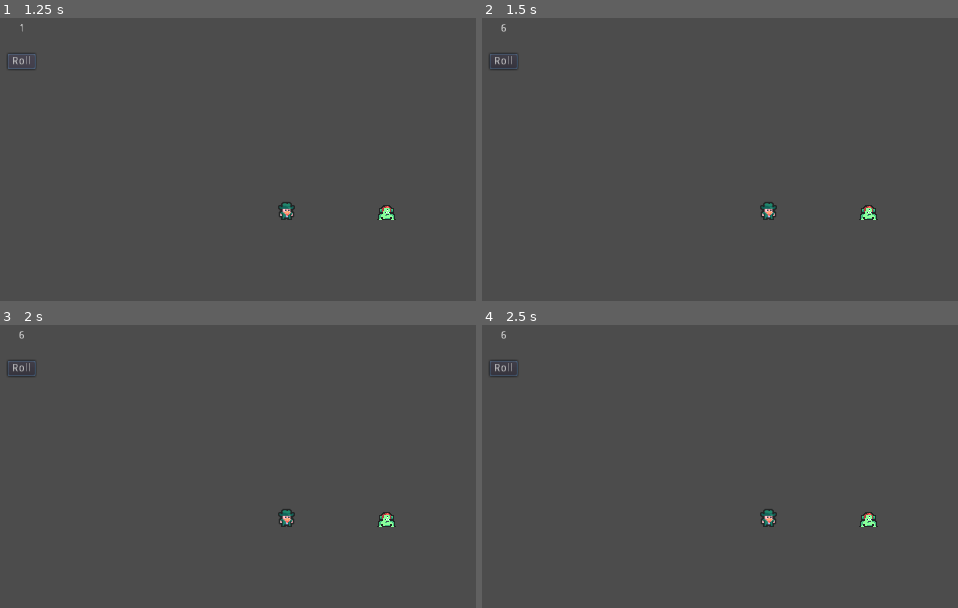
Above: before the commit, frames 1-4 (two rows, left to right).
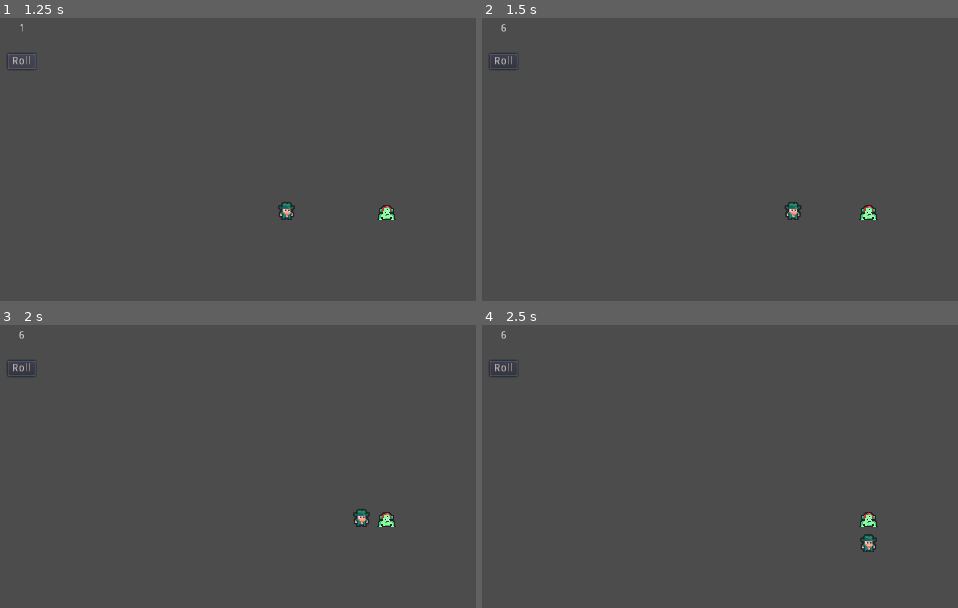
Above: after the commit, the same moments.

Repository: DiamondWarrior2006/GMTK-gamejam-2022
Game: Godot game, scene res://Scenes/test.tscn
The game is run twice, just before and just after one commit, with the same random seed, the same clock (stepped at 60 frames per second) and the same inputs. The engine's default icon, where the game draws it, is replaced by a stand-in: a white triangle on a blue panel in a dark square.
Inputs (mouse positions are in pixels of both pictures, inside the frame that each line leads up to):
- Up to frame 1 (1.25 s): click "Roll" at 0.5 s
- Up to frame 2 (1.5 s): tap Enter at 1.25 s; move the mouse to (outside the picture) at 1.27 s; hold D (right, bound only after the commit) from 1.28 s (still down); click (outside the picture) at 1.35 s
- Up to frame 3 (2 s): keep holding D (right, bound only after the commit)
- Up to frame 4 (2.5 s): move the mouse to (720, 534) at 2.02 s; release D (right, bound only after the commit) at 2.03 s; hold S (down, bound only after the commit) from 2.03 s (still down); click (720, 534) at 2.1 s

Frame 1 is identical in both runs. In frame 2, 0.4% of the frame differs, in the area x 58-68%, y 65-72%; in frame 3, 0.4%, in the area x 58-78%, y 65-72%; in frame 4, 0.4%.

Commit message:
Added missing Input maps
these are left, down, up, right and fire

Diff:
--- a/project.godot
+++ b/project.godot
@@ -26,6 +26,35 @@
 "events": [ Object(InputEventMouseButton,"resource_local_to_scene":false,"resource_name":"","device":0,"alt":false,"shi …(212 unchanged characters)…
  ]
 }
+left={
+"deadzone": 0.5,
+"events": [ Object(InputEventKey,"resource_local_to_scene":false,"resource_name":"","device":0,"alt":false,"shift":false,"control":false,"meta":false,"command":false,"pressed":false,"scancode":65,"physical_scancode":0,"unicode":0,"echo":false,"script":null)
+, Object(InputEventKey,"resource_local_to_scene":false,"resource_name":"","device":0,"alt":false,"shift":false,"control":false,"meta":false,"command":false,"pressed":false,"scancode":16777231,"physical_scancode":0,"unicode":0,"echo":false,"script":null)
+ ]
+}
+down={
+"deadzone": 0.5,
+"events": [ Object(InputEventKey,"resource_local_to_scene":false,"resource_name":"","device":0,"alt":false,"shift":false,"control":false,"meta":false,"command":false,"pressed":false,"scancode":83,"physical_scancode":0,"unicode":0,"echo":false,"script":null)
+, Object(InputEventKey,"resource_local_to_scene":false,"resource_name":"","device":0,"alt":false,"shift":false,"control":false,"meta":false,"command":false,"pressed":false,"scancode":16777234,"physical_scancode":0,"unicode":0,"echo":false,"script":null)
+ ]
+}
+up={
+"deadzone": 0.5,
+"events": [ Object(InputEventKey,"resource_local_to_scene":false,"resource_name":"","device":0,"alt":false,"shift":false,"control":false,"meta":false,"command":false,"pressed":false,"scancode":87,"physical_scancode":0,"unicode":0,"echo":false,"script":null)
+, Object(InputEventKey,"resource_local_to_scene":false,"resource_name":"","device":0,"alt":false,"shift":false,"control":false,"meta":false,"command":false,"pressed":false,"scancode":16777232,"physical_scancode":0,"unicode":0,"echo":false,"script":null)
+ ]
+}
+right={
+"deadzone": 0.5,
+"events": [ Object(InputEventKey,"resource_local_to_scene":false,"resource_name":"","device":0,"alt":false,"shift":false,"control":false,"meta":false,"command":false,"pressed":false,"scancode":68,"physical_scancode":0,"unicode":0,"echo":false,"script":null)
+, Object(InputEventKey,"resource_local_to_scene":false,"resource_name":"","device":0,"alt":false,"shift":false,"control":false,"meta":false,"command":false,"pressed":false,"scancode":16777233,"physical_scancode":0,"unicode":0,"echo":false,"script":null)
+ ]
+}
+fire={
+"deadzone": 0.5,
+"events": [ Object(InputEventMouseButton,"resource_local_to_scene":false,"resource_name":"","device":0,"alt":false,"shift":false,"control":false,"meta":false,"command":false,"button_mask":0,"position":Vector2( 0, 0 ),"global_position":Vector2( 0, 0 ),"factor":1.0,"button_index":1,"pressed":false,"doubleclick":false,"script":null)
+ ]
+}
 
 [physics]
 
